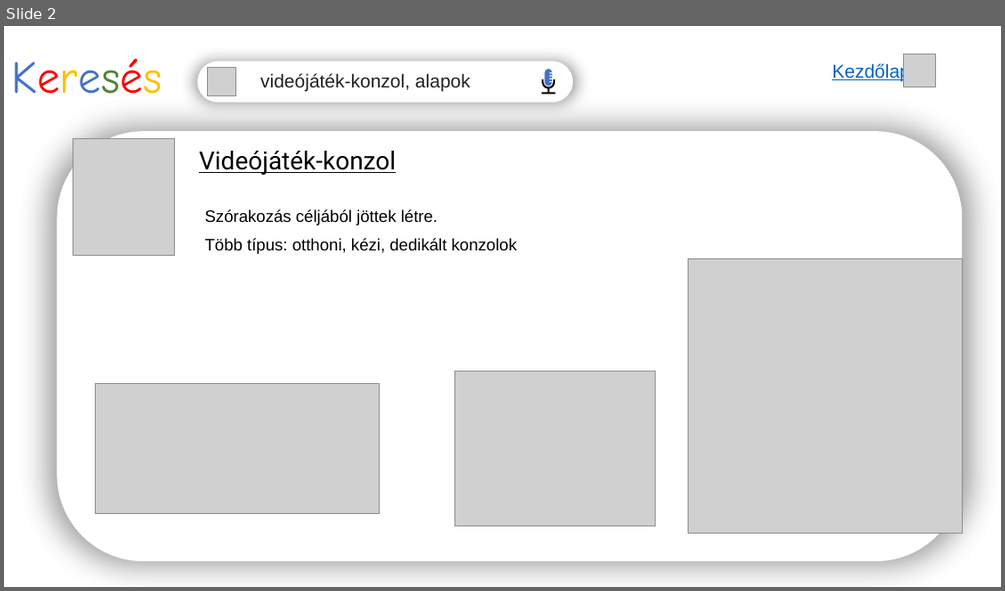
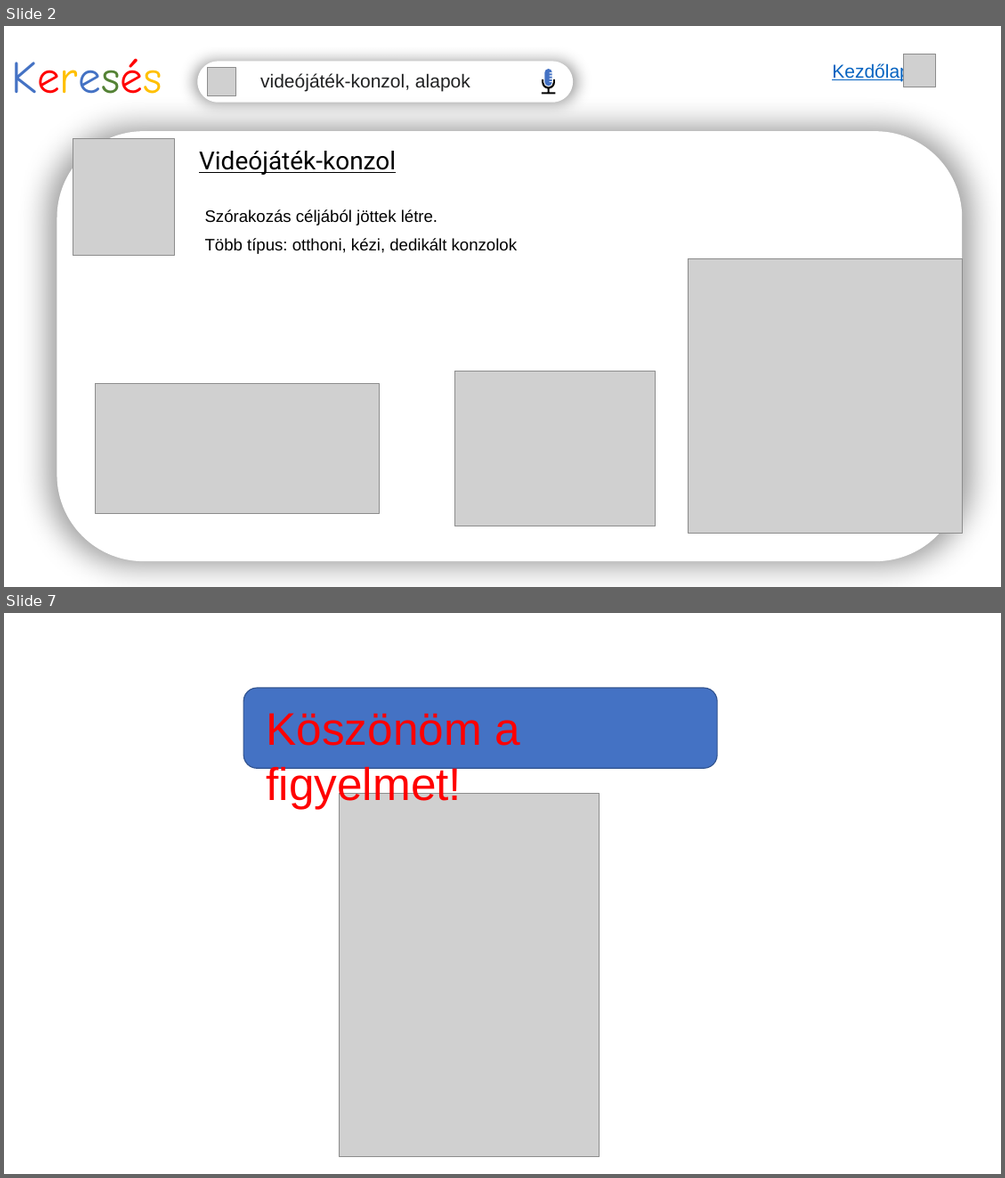
Before and after one commit to acsnorbika/ppt, a slide deck: ikt.pptx. Shown one above the other, each under a label of ours: slide 2 before the commit, slides 2 and 7 after it; the slides between them are not shown. The pictures are 1005x591 and 1005x1178 pixels, drawn with LibreOffice and Linux fonts; fonts in the diff are those of the drawing; grey boxes stand for pictures. Boxes give left, top, right and bottom in pixels: in the first picture for what was removed or moved away, otherwise in the second. Text is boxed around its words. In the diff, an @@ line names an element or a change of style, - is before the commit and + after.

```diff
--- a/ikt.pptx
+++ b/ikt.pptx
@@ slide 7 added at bbox=[4, 613, 1001, 1174], background #FFFFFF @@
@@ rounded rectangle added at bbox=[243, 688, 717, 769], fill #4472C4, outline #325491 1 pt @@
@@ text added at bbox=[267, 713, 520, 809], 44 pt, text #FF0000 @@
+Köszönöm a figyelmet!
@@ picture added at bbox=[339, 793, 599, 1157] @@
```
Also in this commit, not shown: 3 slides changed, 2 other slides added.
